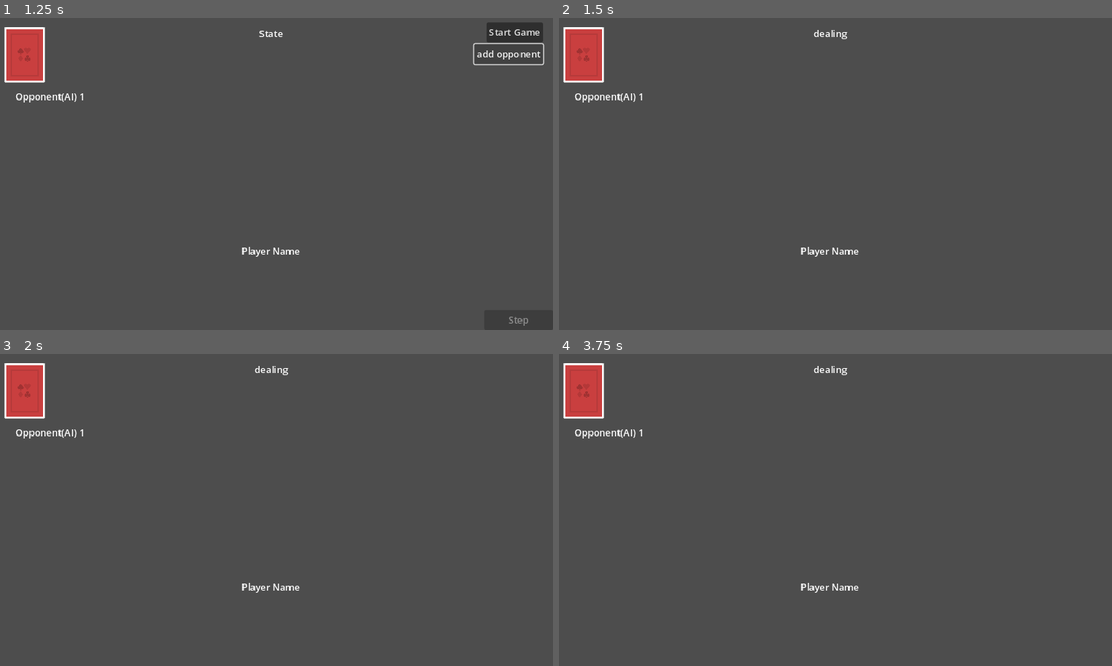
Above: before the commit, frames 1-4 (two rows, left to right).
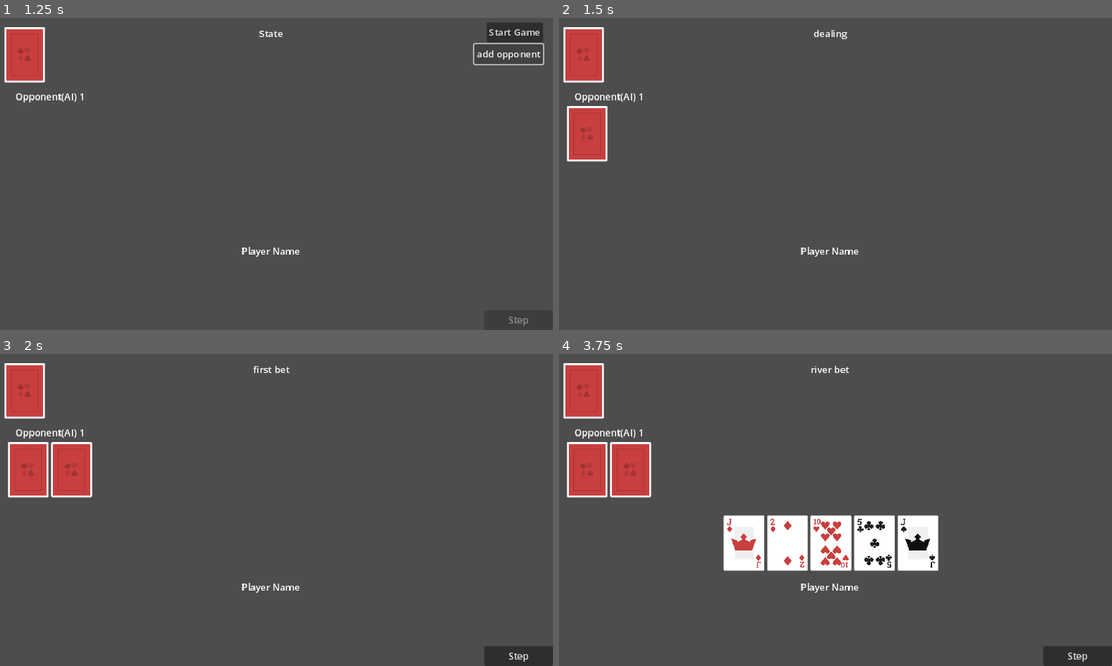
Above: after the commit, the same moments.

Repository: Posiden104/poker
Game: Godot game, scene res://scenes/poker.tscn
Two runs of this game, one before a commit and one after it. Both use one fixed random seed, a clock stepped at 60 frames per second and the inputs below. This scene is started directly instead of the project's main scene.
Inputs (mouse positions are in pixels of both pictures, inside the frame that each line leads up to):
- Up to frame 1 (1.25 s): click "add opponent" at 0.5 s
- Up to frame 2 (1.5 s): click "Start Game" at 1.25 s
- Up to frame 3 (2 s): no input
- Up to frame 4 (3.75 s): click (1078, 656) at 2 s, where only the run after the commit has a clickable "Step"; click (1078, 656) at 2.75 s, where only the run after the commit has a clickable "Step"; click (1078, 656) at 3.5 s, where only the run after the commit has a clickable "Step"

Frame 1 is identical in both runs. In frame 2, 1.3% of the frame differs, in the area x 1-9%, y 28-47%; in frame 3, 3.5%; in frame 4, 10%, in the area x 1-100%, y 3-100%.
Error before the commit: Invalid access to property or key 'cards' on a base object of type 'Dictionary'. (res://scripts/poker_manager.gd:135)

Commit message:
ai player clears on host

Diff:
--- a/scripts/game_manager.gd
+++ b/scripts/game_manager.gd
@@ -17,7 +17,8 @@
 	ai_players -= 1
 	Players[ai_players] = {
 		"name": "Opponent(AI) %d" % (ai_player_limit - ai_players),
-		"id": ai_players
+		"id": ai_players,
+		"cards": []
 	}
 
 	return Players[ai_players]
--- a/scripts/poker_manager.gd
+++ b/scripts/poker_manager.gd
@@ -209,7 +209,8 @@
 			deck_manager.discard(c)
 		p.clear()
 
-	for sp in GameManager.Players:
+	for i in GameManager.Players:
+		var sp = GameManager.Players[i]
 		sp.cards.clear()
 
 	rounds_dealt = 0
